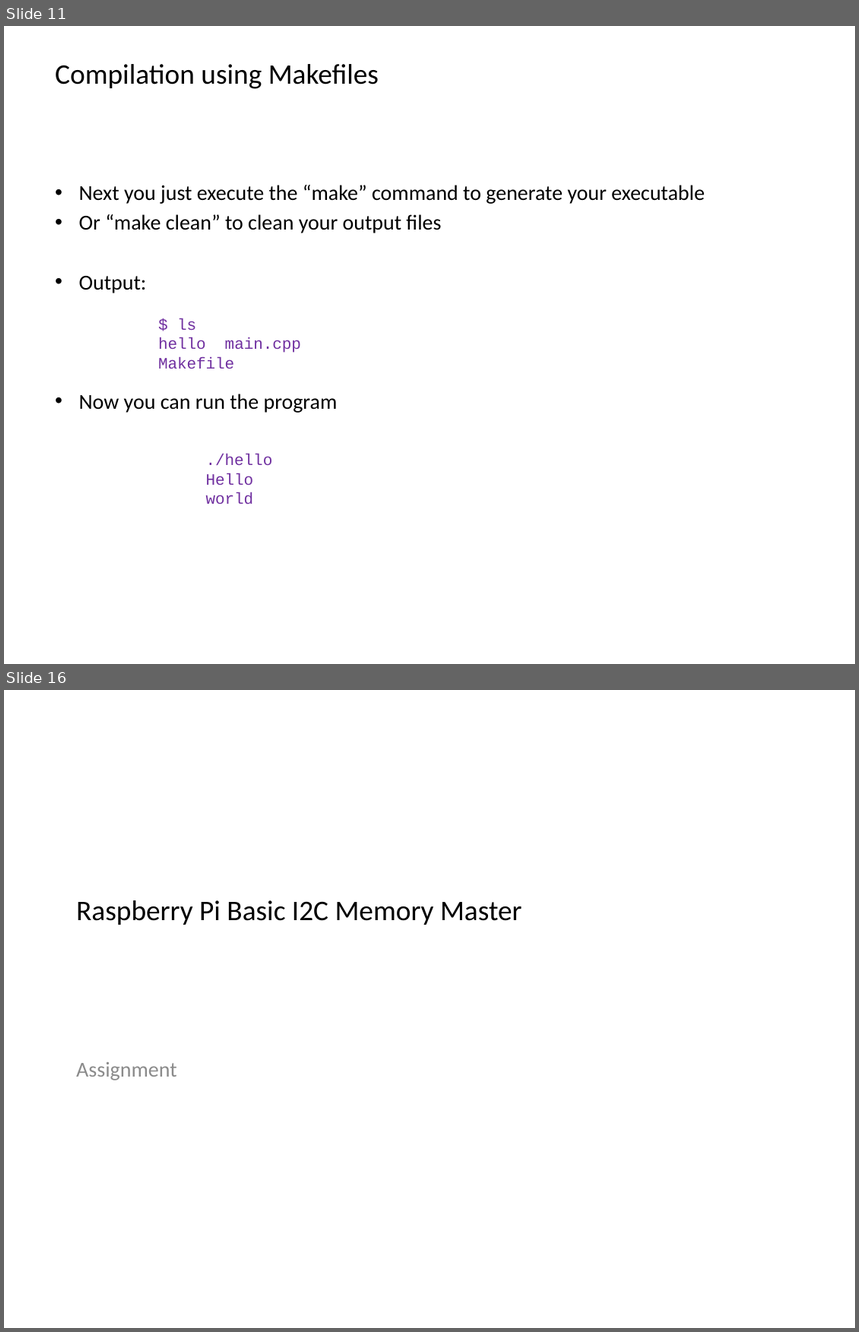
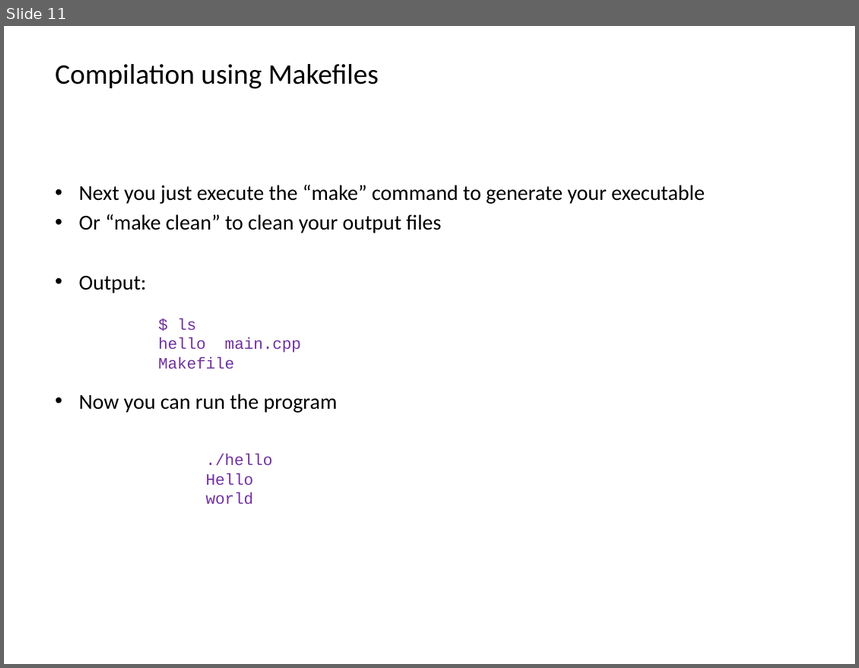
Before and after one commit to BioBoost/multimediatechnieken, a slide deck: slides/raspberry_pi_2_crosscompilation.pptx. Shown one above the other, each under a label of ours: slides 11 and 16 before the commit, slide 11 after it; the slides between them are not shown. The pictures are 859x1332 and 859x668 pixels, drawn with LibreOffice and Linux fonts; fonts in the diff are those of the drawing; background and template pictures are left out. Boxes give left, top, right and bottom in pixels: in the first picture for what was removed or moved away, otherwise in the second. Text is boxed around its words. In the diff, an @@ line names an element or a change of style, - is before the commit and + after.

Commit message:
Slides on cross-compilation of sourcecode for raspberry pi

```diff
--- a/slides/raspberry_pi_2_crosscompilation.pptx
+++ b/slides/raspberry_pi_2_crosscompilation.pptx
@@ slide 16 removed at <box>4,690,855,1328</box>, background picture (left out) @@
@@ title removed at <box>76,901,522,925</box> @@
-Raspberry Pi Basic I2C Memory Master
@@ subtitle removed at <box>76,1062,177,1081</box> @@
-Assignment
```
Also in this commit, not shown: 4 slides changed, 1 slide added, 2 other slides removed, 2 other files.
